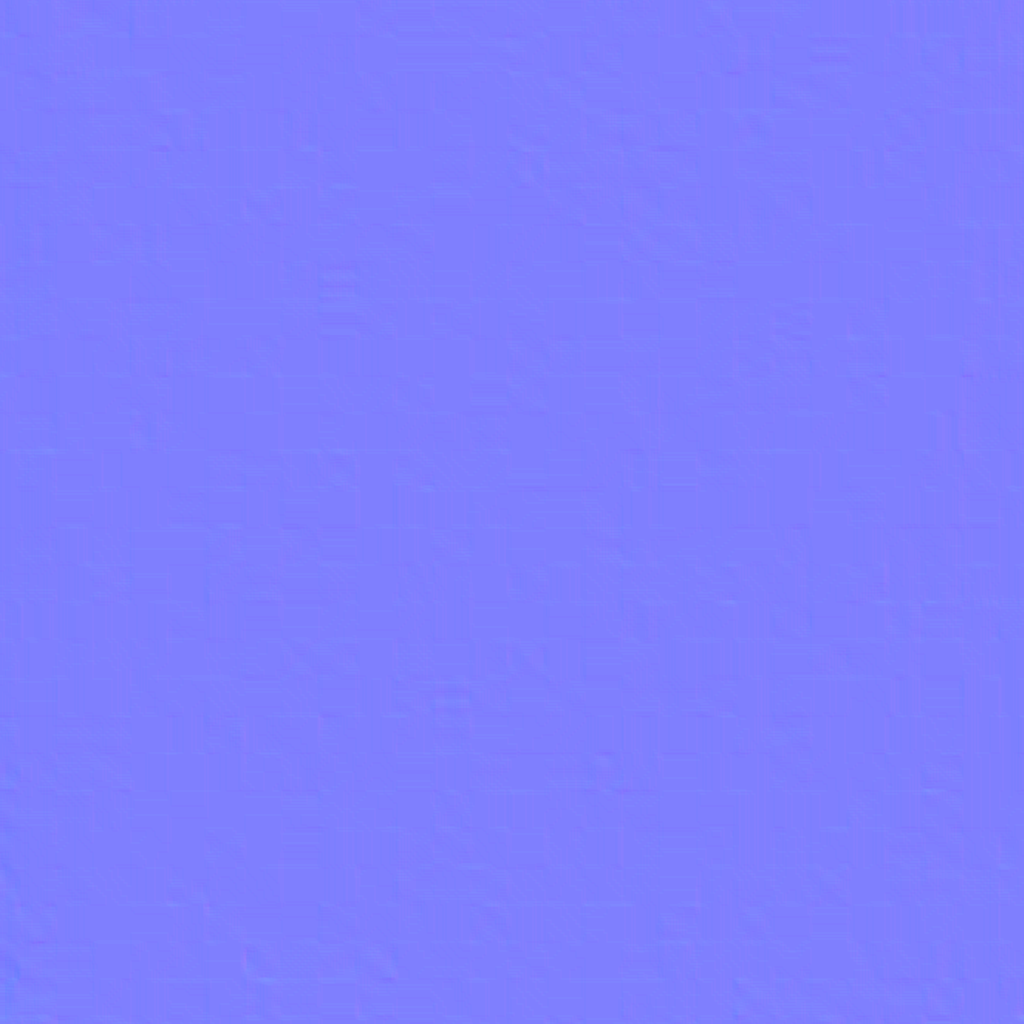
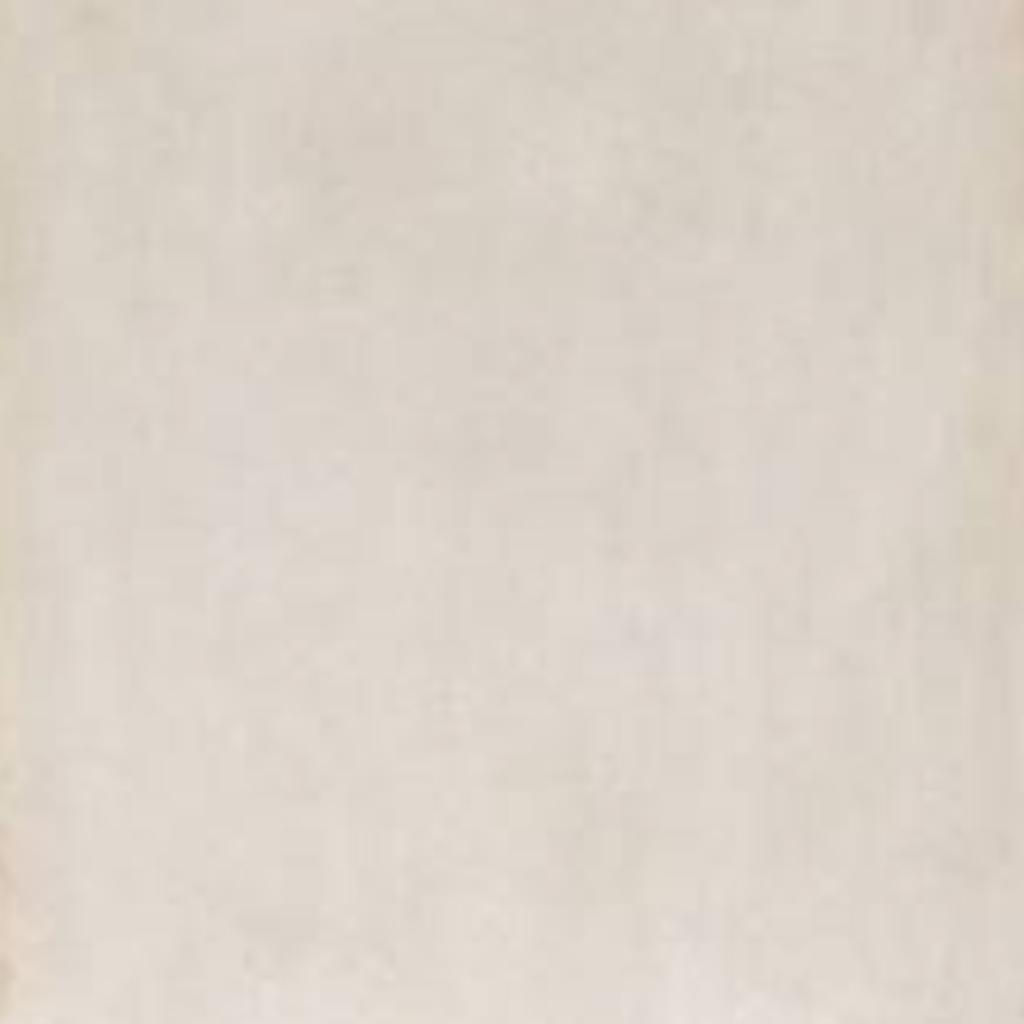
Layers edited between the first and the second 1024 x 1024 image:
hid "Paint Layer 1 (pasted)" (1st of 2) over (0, 0, 1024, 1024)
